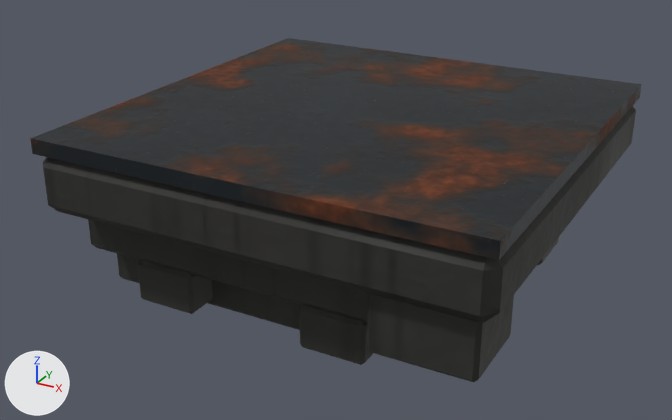
What one commit did to the glTF model void-runner/assets/models/kit/kit_cornice_corner_1m.glb.
Camera for both pictures: a 50 mm camera at (1.689, -1.526, 1.252) aimed at (0.546, 0.552, 0.213). The lights are fixed; the arrows at lower left show +X, +Y and +Z. The picture after the commit comes second. Where no turn or scale is listed for an object, it has been applied to the vertices. Vertices at exactly the same position are counted once.

Names of what the first picture shows: 'kit_cornice_corner_1m'.
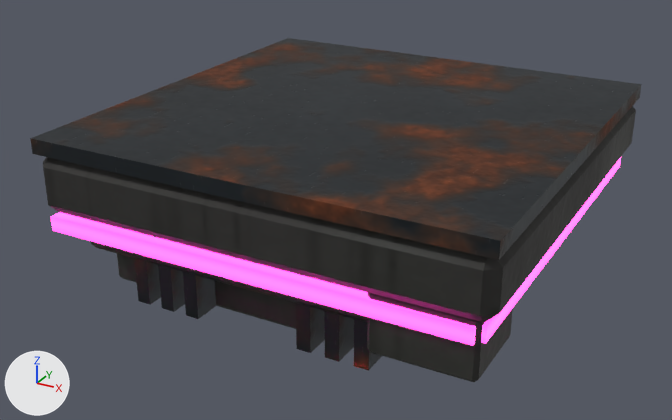
Boxes [x1, y1, x2, y2] around the edits, measured in the pictures (672 x 420 px):
'kit_cornice_corner_1m__neon_0', added
    after: [50, 157, 621, 346]
part 1 of me_kit_cornice_corner_1m, added
    after: [134, 258, 161, 304]
part 2 of me_kit_cornice_corner_1m, added
    after: [183, 272, 217, 319]
part 3 of me_kit_cornice_corner_1m, added
    after: [296, 303, 325, 353]
part 4 of me_kit_cornice_corner_1m, added
    after: [324, 311, 354, 362]
part 5 of me_kit_cornice_corner_1m, added
    after: [354, 319, 382, 371]
part 6 of me_kit_cornice_corner_1m, deleted
    before: [138, 260, 213, 314]
part 7 of me_kit_cornice_corner_1m, deleted (mostly hidden)
    before: [537, 237, 559, 265]
part 8 of me_kit_cornice_corner_1m, deleted
    before: [299, 305, 373, 365]

What changed in the scene script:
```text
Add img_kit_emissive_color_png:
    img_kit_emissive_color_png = load_image('kit_emissive_color.png', 'textures/kit_emissive_color.png', 1024, 1024, 'sRGB')
Add mat_kit_emissive:
    mat_kit_emissive = bpy.data.materials.new('kit_emissive')
    mat_kit_emissive.use_nodes = True; mat_kit_emissive.node_tree.nodes.clear()
    _N = mat_kit_emissive.node_tree.nodes; _L = mat_kit_emissive.node_tree.links
    n0 = _N.new('ShaderNodeBsdfPrincipled'); n0.name = 'Principled BSDF'
    n0.inputs[0].default_value = (0.0, 0.0, 0.0, 1.0)  # 'Base Color', black #000000
    n0.inputs[28].default_value = 6.0  # 'Emission Strength'
    n1 = _N.new('ShaderNodeOutputMaterial'); n1.name = 'Material Output'
    n2 = _N.new('ShaderNodeTexImage'); n2.name = 'Image Texture'
    n2.image = img_kit_emissive_color_png
    _L.new(n0.outputs[0], n1.inputs[0])  # 'BSDF' to 'Surface'
    _L.new(n2.outputs[0], n0.inputs[27])  # 'Color' to 'Emission Color'
Change me_kit_cornice_corner_1m:
    used by ob_kit_cornice_corner_1m; location = (0.0, 0.0, 0.0)
    remove me_kit_cornice_corner_1m.from_pydata(...)  # 200 vertices, 364 faces; spans x 0.0..1.2, y 0.0..1.2, z 0.0..0.5
    add me_kit_cornice_corner_1m.from_pydata(...)  # 200 vertices, 332 faces; spans x 0.0..1.2, y 0.0..1.2, z 0.0..0.5
    me_kit_cornice_corner_1m part 1: a new loose piece, a box spanning x 0.15..0.19, y 0.16..0.25, z 0.01..0.14, in mat_kit_metal
    me_kit_cornice_corner_1m part 2: a new loose piece, a box spanning x 0.31..0.35, y 0.16..0.25, z 0.01..0.14, in mat_kit_metal
    me_kit_cornice_corner_1m part 3: a new loose piece, a box spanning x 0.65..0.69, y 0.16..0.25, z 0.01..0.14, in mat_kit_metal
    me_kit_cornice_corner_1m part 4: a new loose piece, a box spanning x 0.73..0.77, y 0.16..0.25, z 0.01..0.14, in mat_kit_metal
    me_kit_cornice_corner_1m part 5: a new loose piece, a box spanning x 0.81..0.85, y 0.16..0.25, z 0.01..0.14, in mat_kit_metal
    me_kit_cornice_corner_1m part 6: the loose piece of 24 vertices spanning x 0.16..0.34, y 0.15..0.25, z 0.02..0.14 is deleted
    me_kit_cornice_corner_1m part 7: the loose piece of 24 vertices spanning x 0.95..1.05, y 0.86..1.04, z 0.02..0.14 is deleted
    me_kit_cornice_corner_1m part 8: the loose piece of 24 vertices spanning x 0.66..0.84, y 0.15..0.25, z 0.02..0.14 is deleted
    other edits to the shape of me_kit_cornice_corner_1m do not show in these pictures
Add me_kit_cornice_corner_1m__neon_0:
    me_kit_cornice_corner_1m__neon_0.from_pydata(...)  # a box spanning x 0.0..1.15, y 0.03..0.07, z 0.24..0.28; a box spanning x 1.13..1.17, y 0.05..1.2, z 0.24..0.28
    me_kit_cornice_corner_1m__neon_0.materials.append(mat_kit_emissive)
Add ob_kit_cornice_corner_1m__neon_0:
    ob_kit_cornice_corner_1m__neon_0 = bpy.data.objects.new('kit_cornice_corner_1m__neon_0', me_kit_cornice_corner_1m__neon_0)
    ob_kit_cornice_corner_1m__neon_0.location = (0.0, 0.0, 0.0)
```
